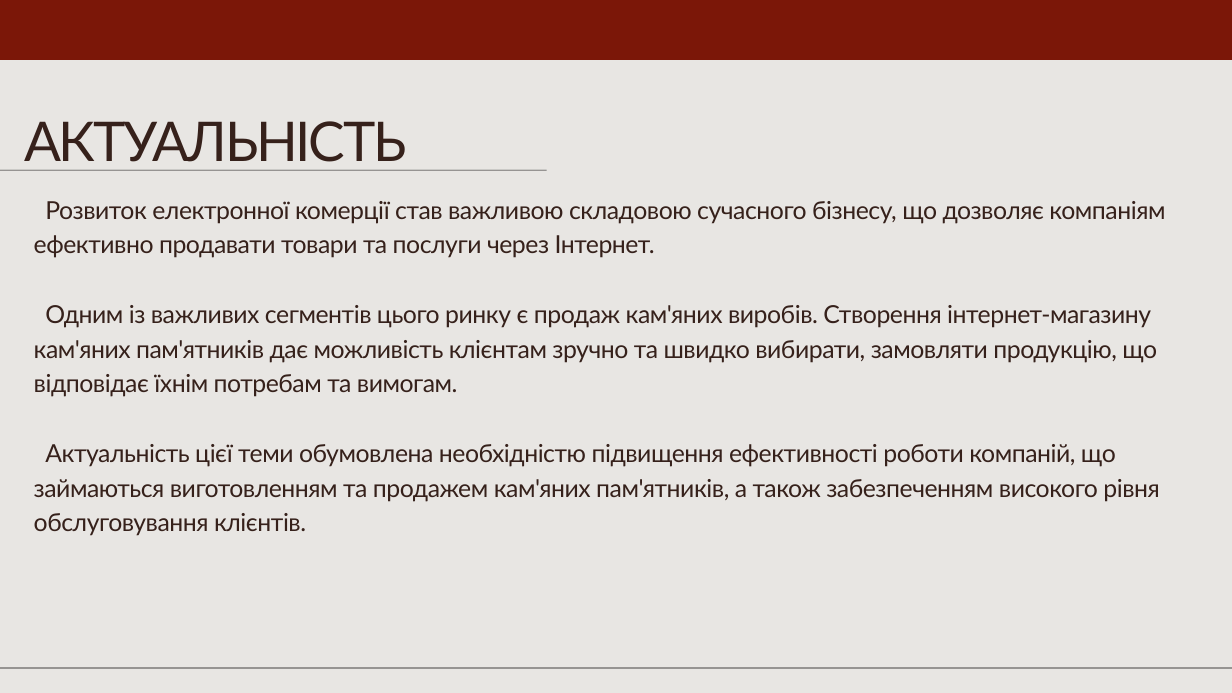
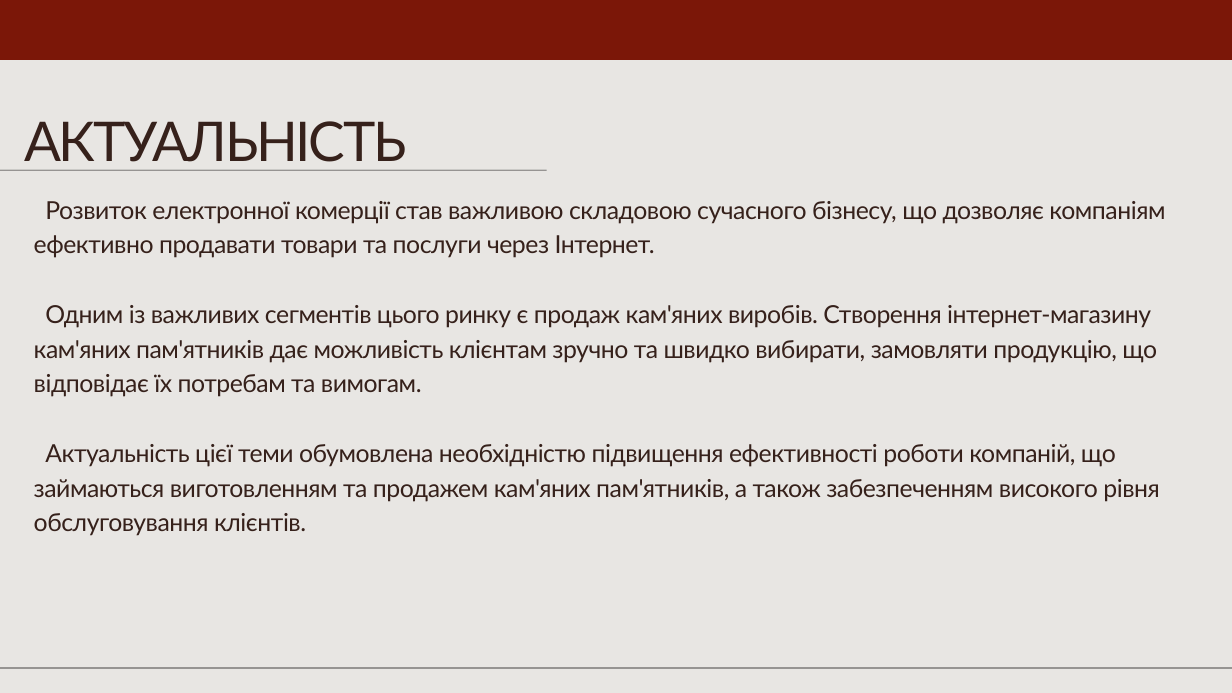
Before and after one commit to OleksandrKoneschuk/UltraGranit, a slide deck: slide 2 of Презентація.pptx. Drawn at 1232x693 pixels with LibreOffice and Linux fonts; fonts in the diff are those of the drawing. Boxes give left, top, right and bottom in pixels: in the first picture for what was removed or moved away, otherwise in the second. Text is boxed around its words. In the diff, an @@ line names an element or a change of style, - is before the commit and + after.

```diff
--- a/Презентація.pptx
+++ b/Презентація.pptx
@@ text at [34,305,1157,397]: text changed @@
-Одним із важливих сегментів цього ринку є продаж кам'яних виробів. Створення інтернет-магазину кам'яних пам'ятників дає можливість клієнтам зручно та швидко вибирати, замовляти продукцію, що відповідає їхнім потребам та вимогам.
+Одним із важливих сегментів цього ринку є продаж кам'яних виробів. Створення інтернет-магазину кам'яних пам'ятників дає можливість клієнтам зручно та швидко вибирати, замовляти продукцію, що відповідає їх потребам та вимогам.
```
Also in this commit, not shown: 5 other files.
